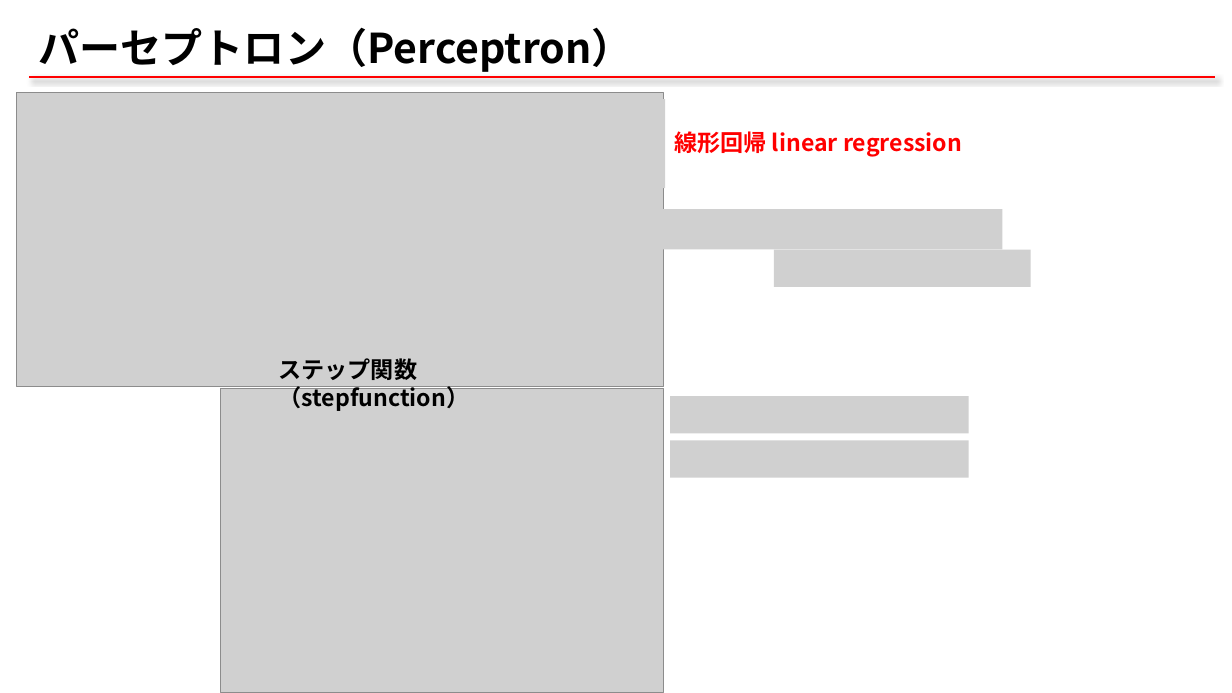
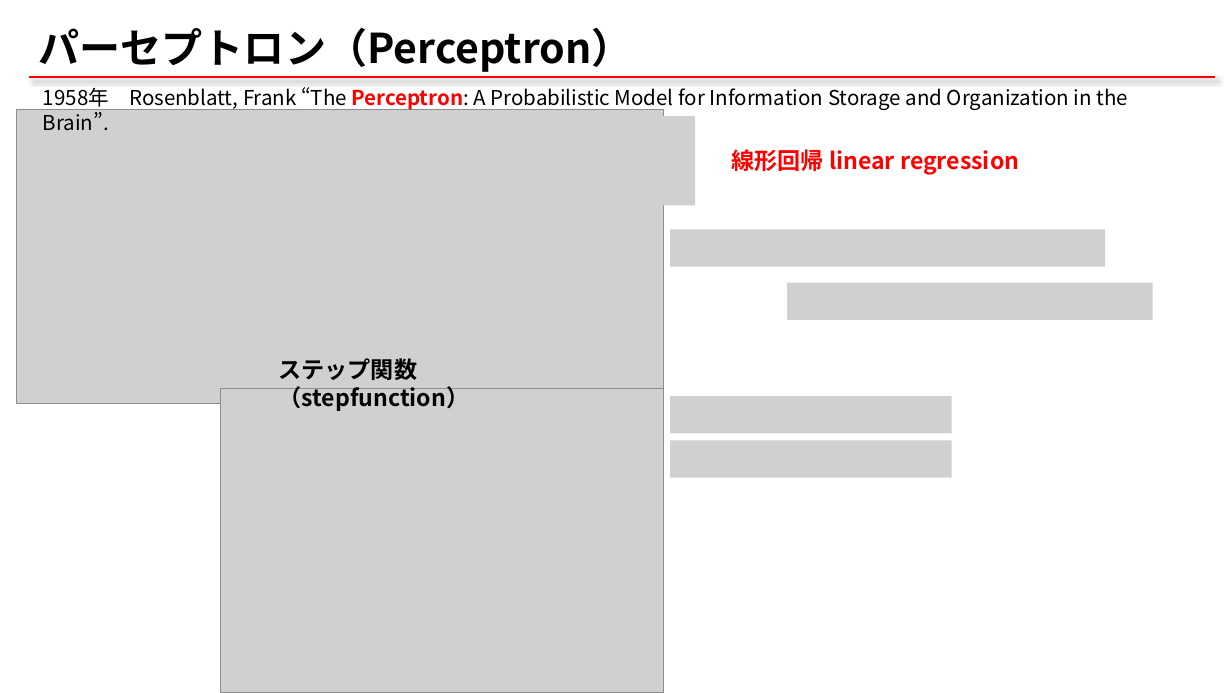
Before and after one commit to qqinxl2015/machine-learning-basic, a slide deck: slide 5 of _ML_01_NN.pptx. Drawn at 1232x693 pixels with LibreOffice and Linux fonts; fonts in the diff are those of the drawing; grey boxes stand for pictures. Boxes give left, top, right and bottom in pixels: in the first picture for what was removed or moved away, otherwise in the second. Text is boxed around its words. In the diff, an @@ line names an element or a change of style, - is before the commit and + after.

```diff
--- a/_ML_01_NN.pptx
+++ b/_ML_01_NN.pptx
@@ text added at [43,87,1129,131], 16 pt, text #000000 @@
+1958年 Rosenblatt, Frank “The Perceptron: A Probabilistic Model for Information Storage and Organization in the Brain”.
@@ picture: place and size @@
-picture at [17,92,665,386]
+picture at [17,110,665,404]
@@ picture: place and size @@
-picture at [310,99,665,189]
+picture at [310,116,695,206]
@@ text "線形回帰 linear regression": place and size @@
-text "線形回帰 linear regression" at [674,131,962,157]
+text "線形回帰 linear regression" at [731,149,1019,175]
@@ picture: place and size @@
-picture at [643,209,1002,250]
+picture at [670,229,1105,266]
@@ picture removed at [775,250,1031,287] @@
@@ picture added at [787,283,1153,320] @@
@@ picture: place and size @@
-picture at [670,396,969,433]
+picture at [670,396,952,433]
@@ picture: place and size @@
-picture at [670,441,969,478]
+picture at [670,441,952,478]
```
Also in this commit, not shown: 14 other slides changed, 4 slides added, 1 slide removed, 1 other file.
